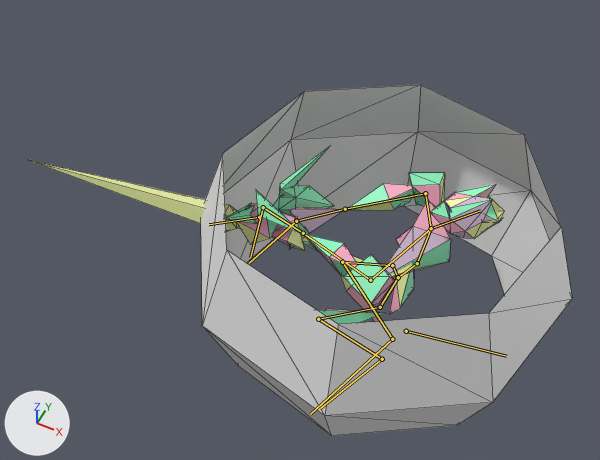
An edit to the glTF model Models/Player/playerGame.glb, drawn before and after from the same camera.
Before and after are seen from a camera (50 mm lens) standing at (6.0, -18.2, 29.6) and looking at (-4.1, 2.0, 4.4). The axes (+X, +Y, +Z) are drawn at lower left. The lights are the same throughout. The first picture is the older version. Both versions are drawn at frame 10 of the action 'Attack'; the numbers are the values there. The bones that change, and the others that lie on the model, are drawn over the model as lines. Mesh edges are drawn as thin lines.

Objects in the first picture: 'Cube.001', 'EscudoAura.001', 'Player.001', 'Sword.001'.
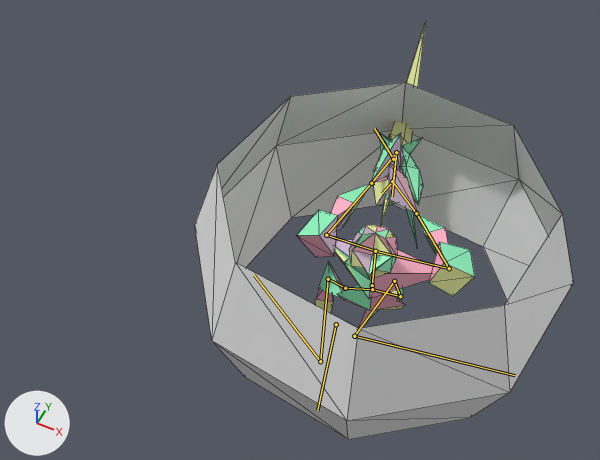
The edits, one by one:
Object 'Idle' (bone_rig_object) turns from (0, 0, -81) to (0, 0, -165) degrees about its own x, y and z.
Bone 'Column' (bone_column) turns from (23, 0, 0) to (27, 0, 0) degrees about its own x, y and z.
Bone 'Shoulder_r' (bone_shoulder_r) turns from (55, -27, -103) to (58, -30, -105) degrees about its own x, y and z.
Bone 'UpArm_r' (bone_uparm_r) turns from (-9, 1, 18) to (-8, 1, 15) degrees about its own x, y and z.
Bone 'DownArm_r' (bone_downarm_r) turns from (-4, 0, 8) to (-4, 0, 7) degrees about its own x, y and z.
Bone 'Hand_r' (bone_hand_r) turns from (-84, 5, 20) to (-84, 5, 22) degrees about its own x, y and z.
Bone 'Shoulder_l' (bone_shoulder_l) turns from (45, 40, 73) to (47, 44, 75) degrees about its own x, y and z.
Bone 'UpArm_l' (bone_uparm_l) turns from (2, 0, 3) to (3, 0, 6) degrees about its own x, y and z.
Bone 'DownArm_l' (bone_downarm_l) turns from (1, 0, 2) to (2, 0, 3) degrees about its own x, y and z.
Bone 'UpLeg_r' (bone_upleg_r) turns from (10, -16, -36) to (21, -13, -18) degrees about its own x, y and z.
Bone 'DownLeg_r' (bone_downleg_r) turns from (4, -4, 95) to (3, -2, 58) degrees about its own x, y and z.
Bone 'Foot_r' (bone_foot_r) turns from (-8, 21, 23) to (9, -12, -8) degrees about its own x, y and z.
Bone 'UpLeg_l' (bone_upleg_l) turns from (13, 13, 32) to (-9, 22, 17) degrees about its own x, y and z.
Bone 'DownLeg_l' (bone_downleg_l) turns from (4, 4, -93) to (3, 1, -46) degrees about its own x, y and z.
Bone 'Foot_l' (bone_foot_l) turns from (-15, -20, -16) to (77, -6, 8) degrees about its own x, y and z.

Where the change shows, as pixel boxes (x1, y1, x2, y2) in the pictures (600 x 460 px):
'EscudoAura.001', posed
    before: (201, 84, 572, 436)
    after: (195, 82, 573, 440)
'Player.001', posed
    before: (236, 173, 505, 324)
    after: (297, 133, 475, 329)
'Sword.001', posed (mostly hidden afterwards)
    before: (30, 160, 311, 243)
    after: (381, 21, 426, 226)
'Cube.001', no longer drawn (green)
    before: (225, 146, 334, 252)
'Cube.007', now drawn (green)
    after: (379, 133, 423, 247)
bone 'Column', root to tip
    before: (417, 263) to (431, 228)
    after: (372, 285) to (375, 251)
bone 'Shoulder_r', root to tip
    before: (431, 228) to (370, 280)
    after: (375, 251) to (326, 235)
bone 'UpArm_r', root to tip
    before: (370, 280) to (303, 233)
    after: (326, 235) to (371, 183)
bone 'DownArm_r', root to tip
    before: (303, 233) to (263, 207)
    after: (371, 183) to (396, 152)
bone 'Hand_r', root to tip
    before: (263, 207) to (255, 238)
    after: (396, 152) to (393, 179)
bone 'Shoulder_l', root to tip
    before: (431, 228) to (425, 193)
    after: (375, 251) to (449, 268)
bone 'UpArm_l', root to tip
    before: (425, 193) to (345, 209)
    after: (449, 268) to (416, 213)
bone 'DownArm_l', root to tip
    before: (345, 209) to (296, 221)
    after: (416, 213) to (392, 181)
bone 'UpLeg_r', root to tip
    before: (380, 307) to (318, 319)
    after: (345, 288) to (328, 279)
bone 'DownLeg_r', root to tip
    before: (318, 319) to (382, 359)
    after: (328, 279) to (320, 361)
bone 'Foot_r', root to tip
    before: (382, 359) to (345, 388)
    after: (320, 361) to (281, 310)
bone 'UpLeg_l', root to tip
    before: (392, 265) to (342, 262)
    after: (400, 296) to (394, 281)
bone 'DownLeg_l', root to tip
    before: (342, 262) to (392, 339)
    after: (394, 281) to (354, 336)
bone 'Foot_l', root to tip
    before: (392, 339) to (344, 383)
    after: (354, 336) to (444, 358)
